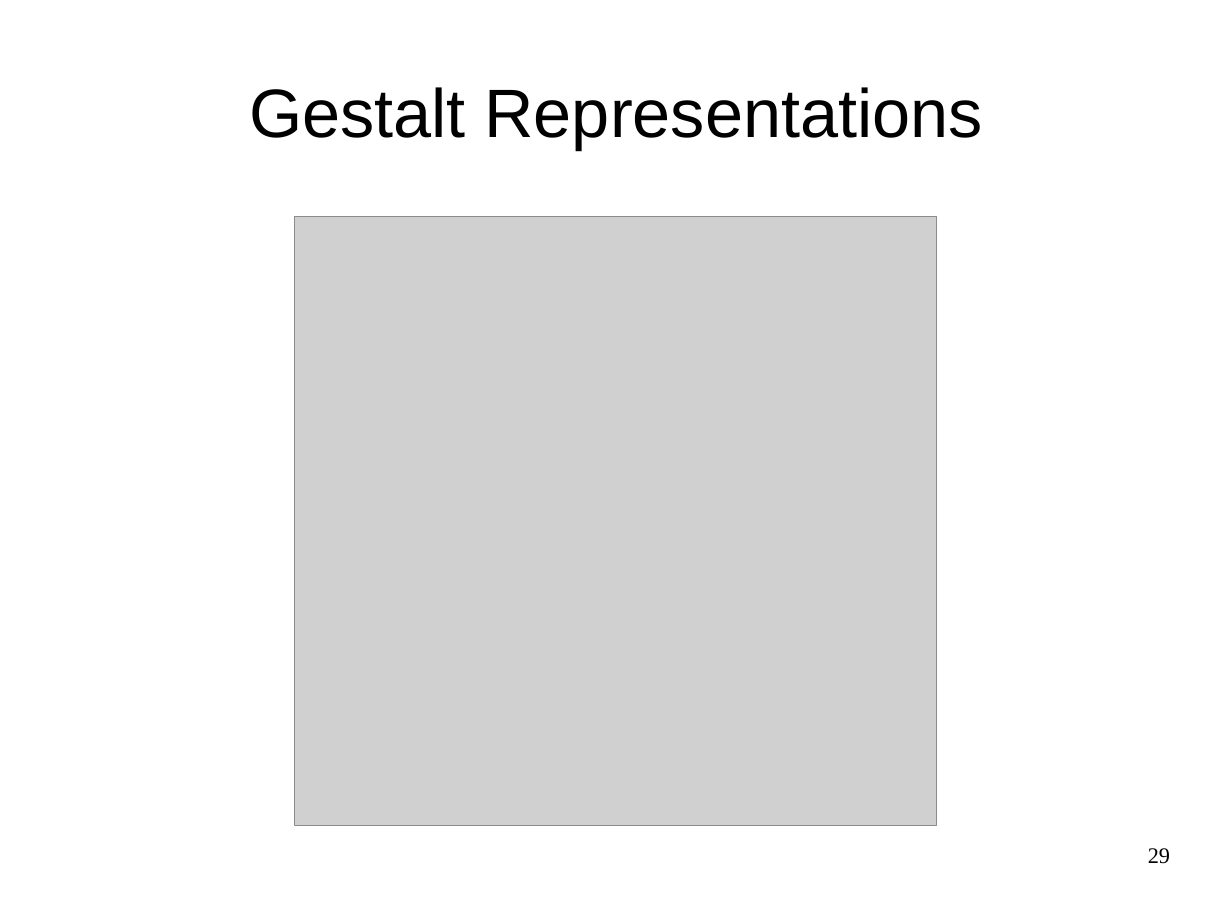
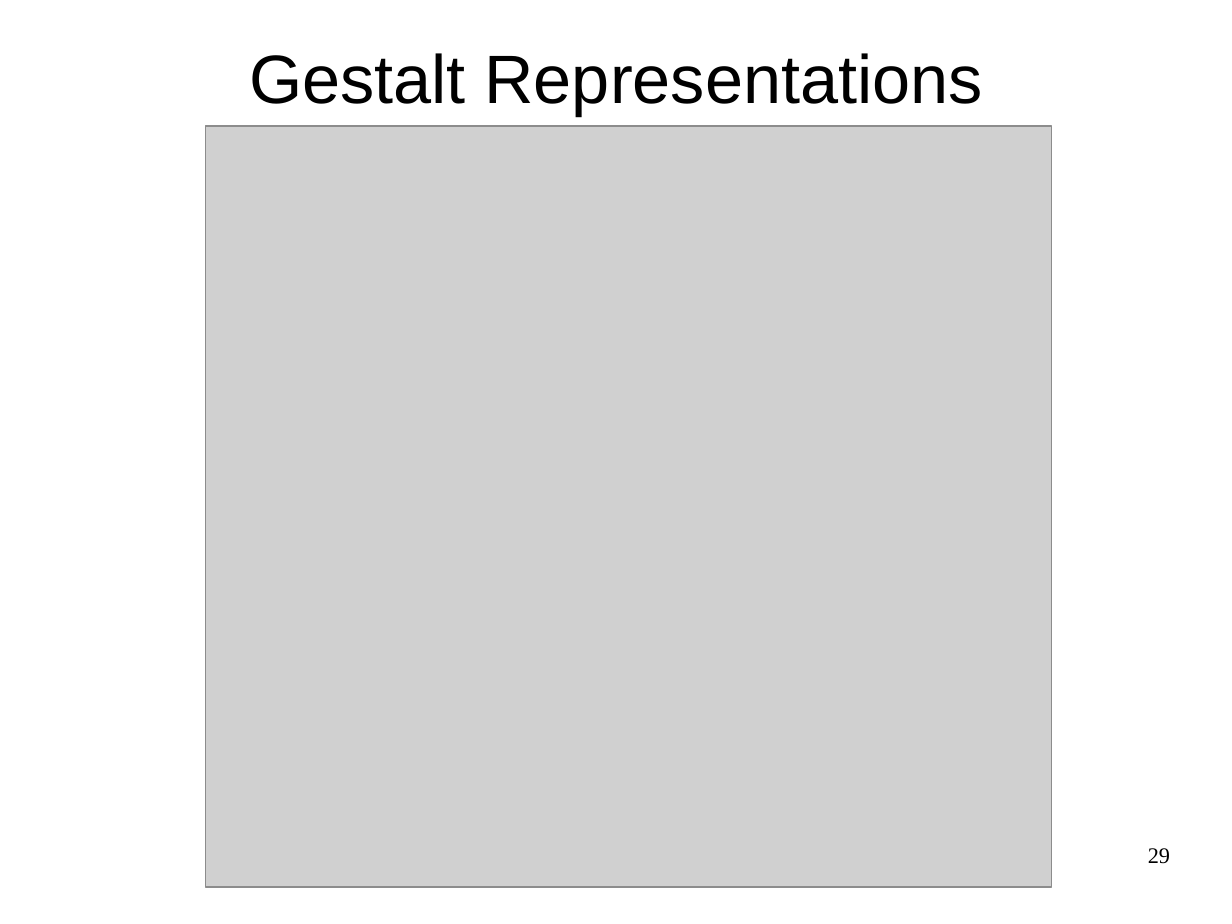
Before and after one commit to ccnlab/teaching, a slide deck: slide 29 of ccn/randy_slides/oreilly_ccn_language.pptx. Drawn at 1232x924 pixels with LibreOffice and Linux fonts; fonts in the diff are those of the drawing; grey boxes stand for pictures; background and template pictures are left out. Boxes give left, top, right and bottom in pixels: in the first picture for what was removed or moved away, otherwise in the second. Text is boxed around its words. In the diff, an @@ line names an element or a change of style, - is before the commit and + after.

Commit message:
updated slides

```diff
--- a/ccn/randy_slides/oreilly_ccn_language.pptx
+++ b/ccn/randy_slides/oreilly_ccn_language.pptx
@@ title "Gestalt Representations": place and size @@
-title "Gestalt Representations" at [249, 87, 983, 149]
+title "Gestalt Representations" at [249, 53, 983, 115]
@@ picture: place and size @@
-picture at [294, 217, 936, 827]
+picture at [206, 126, 1052, 887]
```
Also in this commit, not shown: 1 other slide changed, 6 other files.
